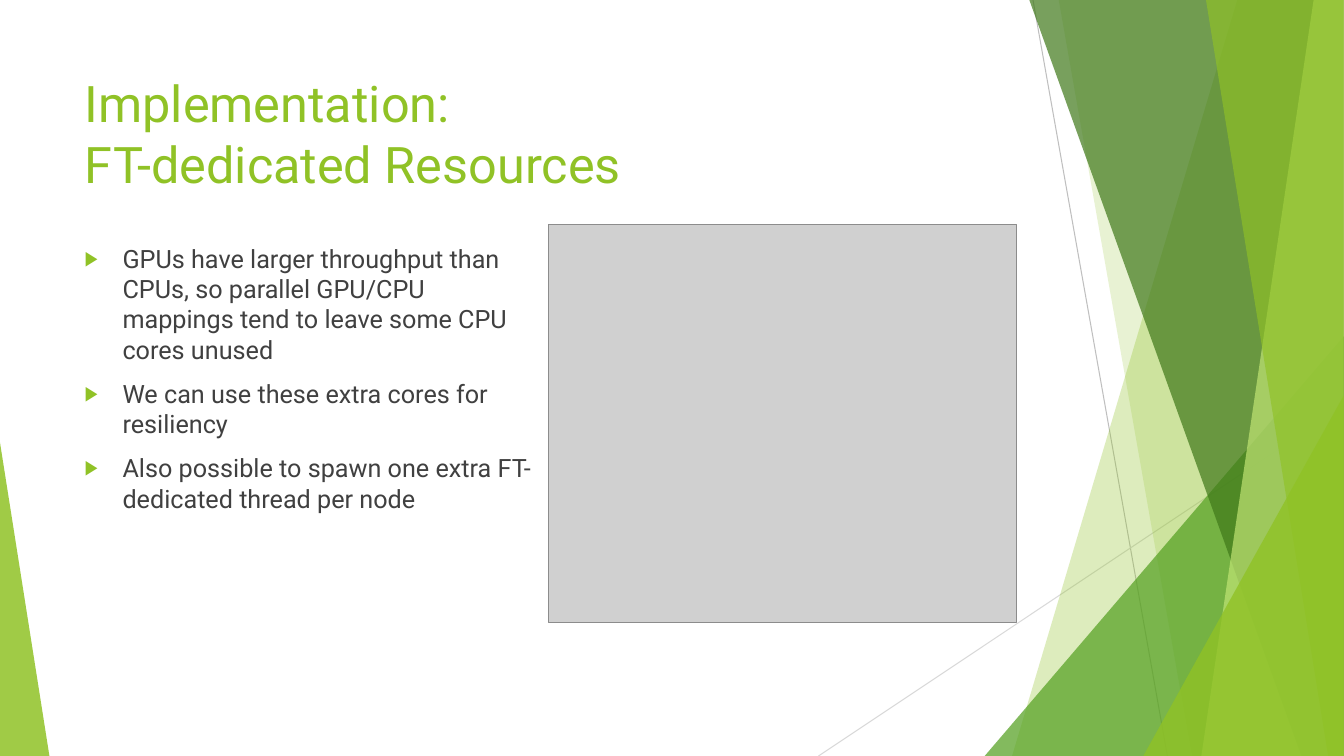
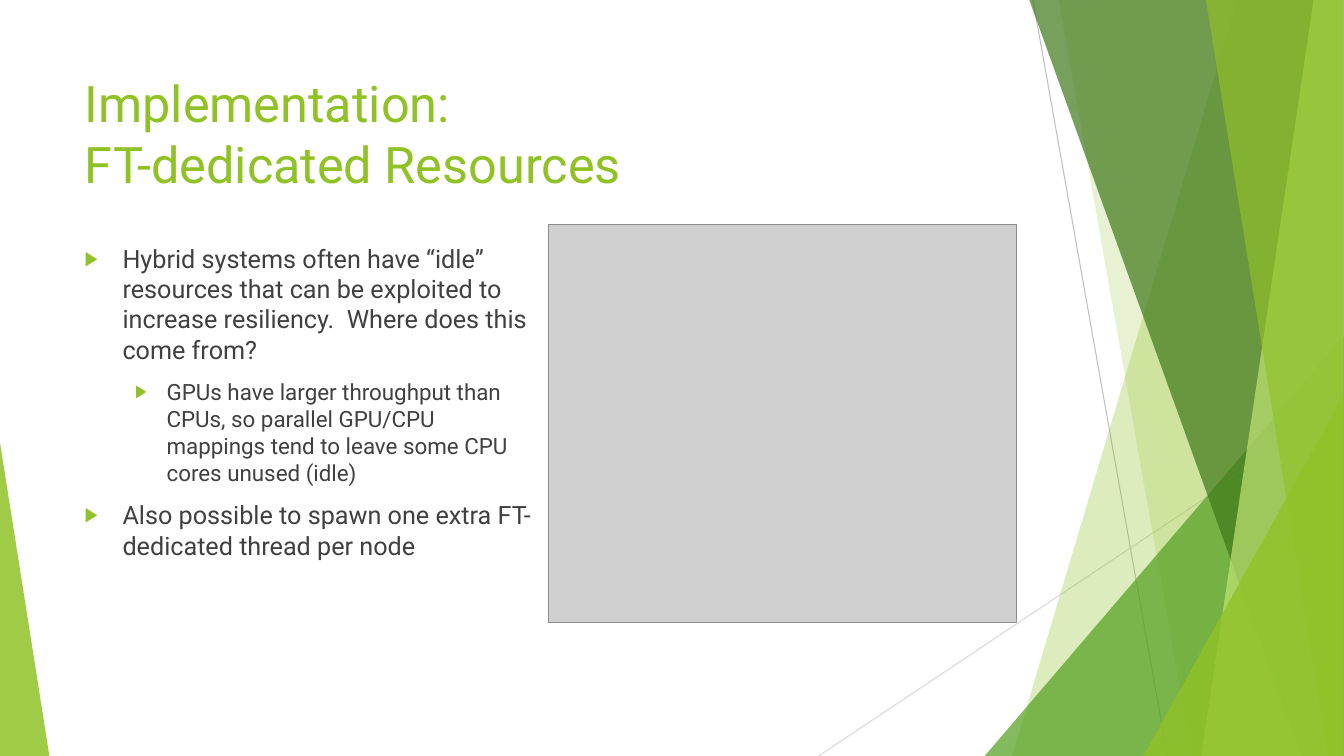
Before and after one commit to epaulz/fall2018, a slide deck: slide 15 of 4820/presentation/epaulz_fti-presentation.pptx. Drawn at 1344x756 pixels with LibreOffice and Linux fonts; fonts in the diff are those of the drawing; grey boxes stand for pictures. Boxes give left, top, right and bottom in pixels: in the first picture for what was removed or moved away, otherwise in the second. Text is boxed around its words. In the diff, an @@ line names an element or a change of style, - is before the commit and + after.

```diff
--- a/4820/presentation/epaulz_fti-presentation.pptx
+++ b/4820/presentation/epaulz_fti-presentation.pptx
@@ text at [123,249,526,486]: text changed @@
-▶ GPUs have larger throughput than CPUs, so parallel GPU/CPU mappings tend to leave some CPU cores unused
-▶ We can use these extra cores for resiliency
+▶ Hybrid systems often have “idle” resources that can be exploited to increase resiliency. Where does this come from?
+  ▶ GPUs have larger throughput than CPUs, so parallel GPU/CPU mappings tend to leave some CPU cores unused (idle)
```
Also in this commit, not shown: 2 other slides changed, 1 slide added, 8 other files.
